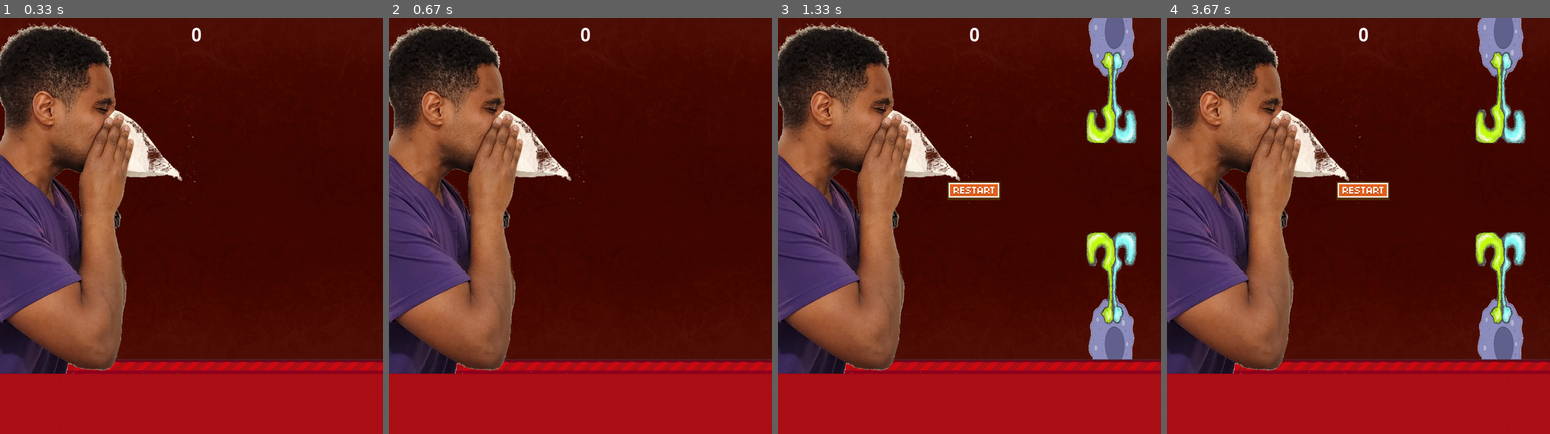
Above: before the commit, frames 1-4 (left to right).
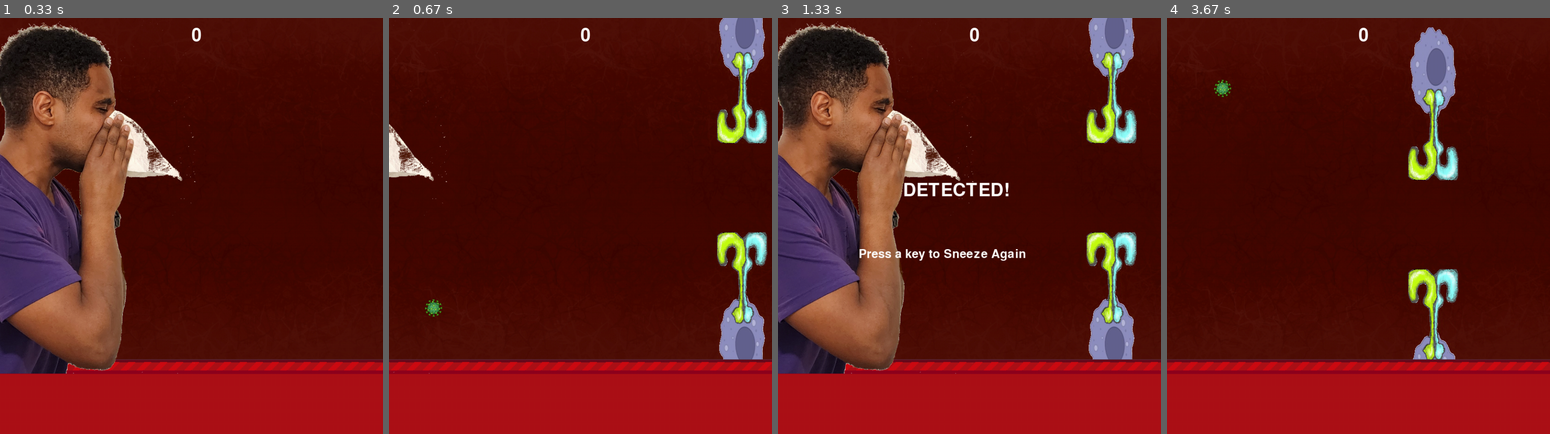
Above: after the commit, the same moments.

Repository: MikiasHWT/Python-pygame
Game: pygame game, started from TLR_Evade.py
Two runs of this game, one before a commit and one after it. Both use one fixed random seed, a clock stepped at 60 frames per second and the inputs below.
Inputs (mouse positions are in pixels of both pictures, inside the frame that each line leads up to):
- Up to frame 1 (0.33 s): no input
- Up to frame 2 (0.67 s): tap Enter at 0.33 s
- Up to frame 3 (1.33 s): click (973, 255) at 0.72 s
- Up to frame 4 (3.67 s): tap Space at 2, 2.4, 2.7, 2.9, 3.23, 3.53 s

Frame 1 is identical in both runs. In frame 2, 32% of the frame differs, in the area x 0-100%, y 0-86%; in frame 3, 1.3%; in frame 4, 36%.

Commit message:
Game over screen

Diff:
--- a/TLR_Evade.py
+++ b/TLR_Evade.py
@@ -49,6 +49,9 @@
     img = font.render(text, True, text_col)
     screen.blit(img, (x, y))
 
+# Define font for game over screen
+small_font = pygame.font.SysFont('Bauhaus 93', 40)
+
 # Function to reset game
 def reset_game():
     tlr_group.empty()
@@ -57,6 +60,7 @@
     score = 0
     ground_scroll = 0
     flying = False
+    game_over = False
     return score
 
 # Virus particle class
@@ -185,20 +189,29 @@
             ground_scroll = 0
         tlr_group.update()
 
-    # Game over logic and restart
+    # Game over logic and restart prompt
     if game_over:
-        if button.draw():
-            game_over = False
-            score = reset_game()
+        draw_text("DETECTED!", font, white, screen_width // 2 -150, screen_height // 2 -100)
+        draw_text("Press a key to Sneeze Again", small_font, white, screen_width // 2 - 250, screen_height // 2 + 50)
+
+        # Wait for key press
+        for event in pygame.event.get():
+            if event.type == pygame.QUIT:
+                run = False
+            if event.type == pygame.KEYDOWN:
+                score = reset_game()
+                game_over = False
+
         patient_x = my_start
 
     # Event handling
-    for event in pygame.event.get():
-        if event.type == pygame.QUIT:
-            run = False
-        if event.type == pygame.MOUSEBUTTONDOWN and not flying and not game_over:
-            flying = True
-            patient_x += (ground_scroll / 2)
+    else:
+        for event in pygame.event.get():
+            if event.type == pygame.QUIT:
+                run = False
+            if event.type == pygame.KEYDOWN and not flying and not game_over:
+                flying = True
+                patient_x += (ground_scroll / 2)
 
     pygame.display.update()
 
